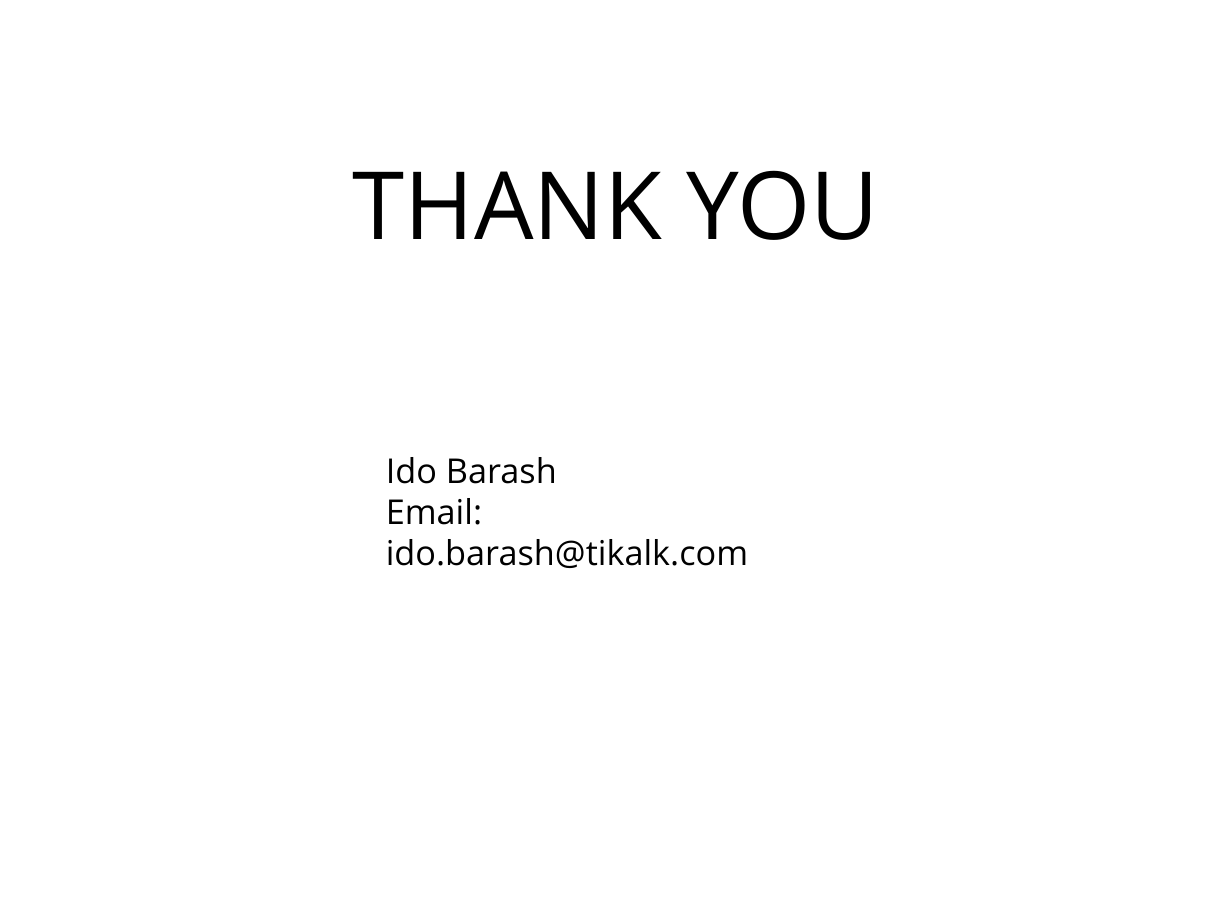
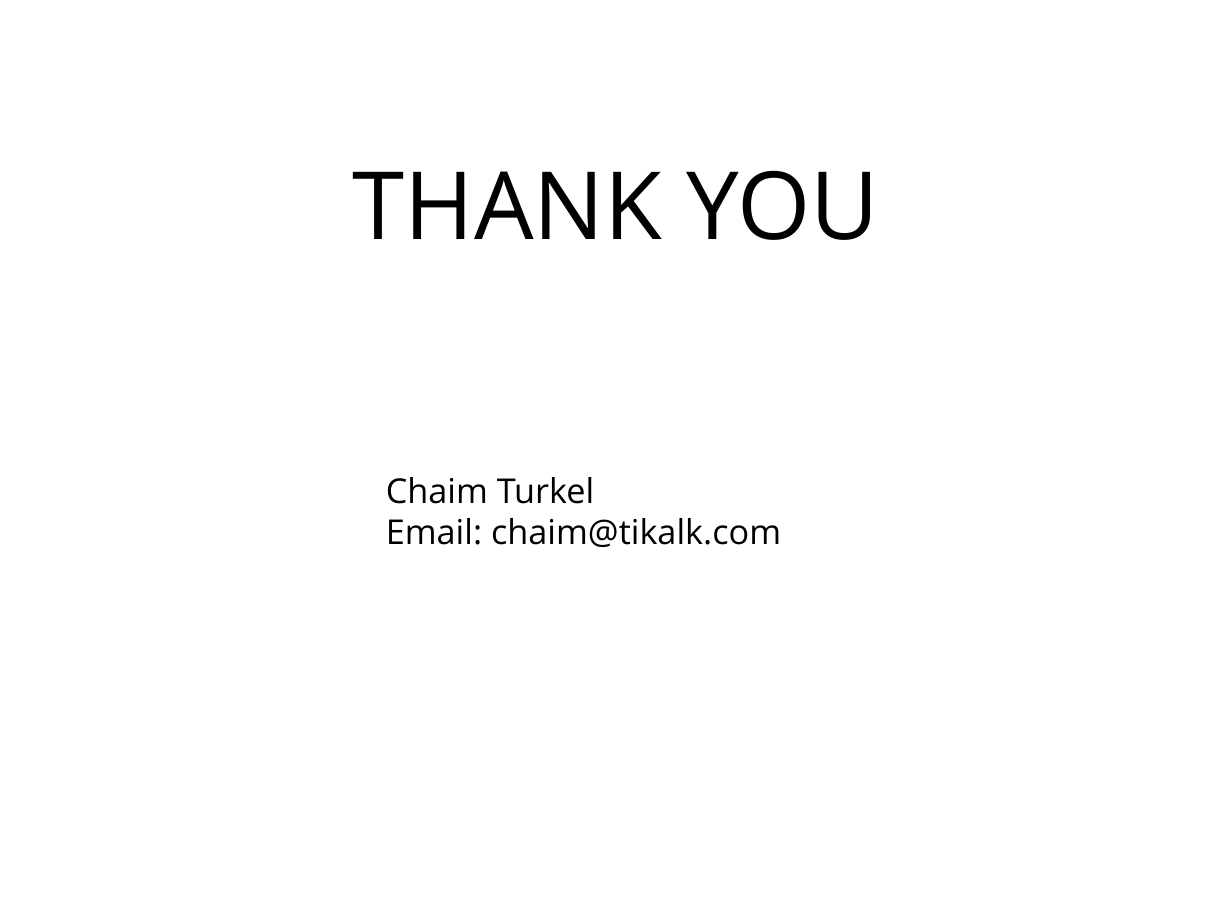
Before and after one commit to chaimt/Tikal-Java-RoadMap, a slide deck: slide 21 of Presentations/2b - Generics.pptx (slide 20 before the commit). Drawn at 1232x924 pixels with LibreOffice and Linux fonts; fonts in the diff are those of the drawing; background and template pictures are left out. Boxes give left, top, right and bottom in pixels: in the first picture for what was removed or moved away, otherwise in the second. Text is boxed around its words. In the diff, an @@ line names an element or a change of style, - is before the commit and + after.

```diff
--- a/Presentations/2b - Generics.pptx
+++ b/Presentations/2b - Generics.pptx
@@ text at (386,477,781,547): text changed @@
-Ido Barash
-Email: ido.barash@tikalk.com
+Chaim Turkel
+Email: chaim@tikalk.com
```
Also in this commit, not shown: 3 other slides changed, 2 slides added, 1 slide removed, 1 other file.
